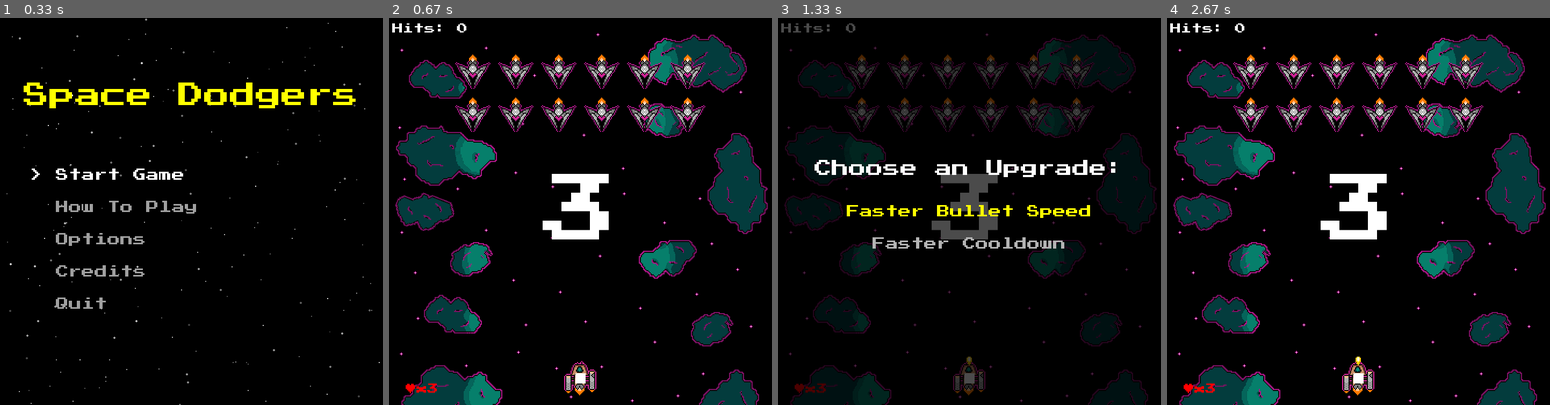
Above: before the commit, frames 1-4 (left to right).
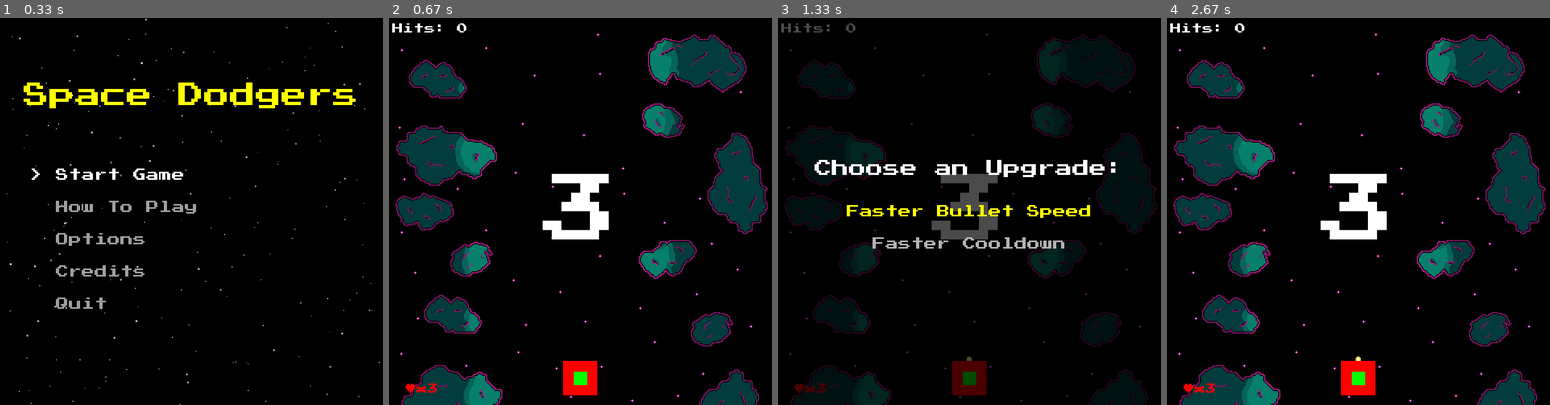
Above: after the commit, the same moments.

Repository: software-engineering-game/pygame-game
Game: pygame game, started from main.py
The game is run twice, just before and just after one commit, with the same random seed, the same clock (stepped at 60 frames per second) and the same inputs.
Inputs:
- Up to frame 1 (0.33 s): no input
- Up to frame 2 (0.67 s): tap Enter at 0.33 s
- Up to frame 3 (1.33 s): tap Space at 0.67 s; tap T at 1 s
- Up to frame 4 (2.67 s): hold Up 1.33-1.8 s; tap Space at 1.4, 1.7, 2.23, 2.57 s; tap T at 1.83 s; hold Down 2.17-2.47 s

Frame 1 is identical in both runs. In frame 2, 3.6% of the frame differs, in the area x 17-83%, y 9-98%; in frame 3, 3.5%; in frame 4, 3.6%.

Commit message:
Adjusted hitbox and bounding box positions
The collision still uses the bounding box instead of the hitbox.

Diff:
--- a/states/entities.py
+++ b/states/entities.py
@@ -42,8 +42,6 @@
 
         # Bounding Box
         self.rect = self.image.get_rect(center=start_pos)
-        # Hitbox
-        self.hitbox = self.rect.scale_by(1)
 
         self.speed = speed
 
@@ -58,9 +56,9 @@
         self.image.set_colorkey((160, 200, 152))
 
         # Bounding Box
-        self.rect = self.image.get_rect(center=start_pos)
-        # Hitbox
-        self.hitbox = self.rect.scale_by(1)
+        self.bounding_box = self.image.get_rect(center=start_pos)
+        # Hitbox
+        self.rect = self.bounding_box.scale_by(1)
 
         self.speed = speed
 
@@ -86,8 +84,9 @@
         super().__init__(frames, speed, start_pos)
 
         # Hitbox
-        self.hitbox = self.rect.scale_by(0.3)
-        self.hitbox.center = (self.rect.centerx, self.rect.centery)
+        self.hitbox = self.rect.scale_by(0.4)
+        self.hitbox.centerx = self.rect.centerx
+        self.hitbox.centery = self.rect.centery
 
         # Shooting cooldown tracking
         self.shoot_cooldown = 0.0
@@ -163,6 +162,8 @@
 
         # Hitbox
         self.hitbox = self.rect.scale_by(0.4)
+        self.hitbox.centerx = self.rect.centerx
+        self.hitbox.centery = self.rect.centery
 
         self.vertical_speed = random.uniform(0.8, 1.5)
         self.vx = random.uniform(-1.5, 1.5)
@@ -219,7 +220,7 @@
         self.original_image = self.image
 
         # Hitbox
-        self.hitbox = self.rect.scale_by(0.4)
+        self.rect = self.bounding_box.scale_by(0.4)
 
         # Player Tracking Variables
         self.velocity = (0,0)
@@ -254,7 +255,7 @@
         super().__init__(frames, speed=settings.bomber_enemy_spd, start_pos=start_pos)
 
         # Hitbox
-        self.hitbox = self.rect.scale_by(0.4)
+        self.rect = self.bounding_box.scale_by(0.4)
 
     def shoot(self, bullet_group):
         # for when I write the bomber specific mechanics
--- a/states/game_state.py
+++ b/states/game_state.py
@@ -41,14 +41,15 @@
         self.enemy_ships.empty()
 
         # Loading Level Data
-        self.bg_image = utils.build_level(
-            level_name="first_level",
-            enemy_ships=self.enemy_ships,
-            temp_type=entities.Basic_Enemy
-        )
+        # self.bg_image = utils.build_level(
+        #     level_name="first_level",
+        #     enemy_ships=self.enemy_ships,
+        #     temp_type=entities.Basic_Enemy
+        # )
 
         # Spawning Player
-        player_speed = 5
+        self.player_speed = 5
+        self.player_start_pos = (app.width // 2, app.height - 50)
         self.player = entities.Player_Auto(
             # Loads the sprite sheet into the player's frames
             frames=utils.load_spritesheet(
@@ -56,11 +57,10 @@
                 frame_width=utils.FRAME_SIZE,
                 frame_height=utils.FRAME_SIZE
             ),
-            speed=player_speed,
-            start_pos=(app.width // 2, app.height - 50),
+            speed=self.player_speed,
+            start_pos=self.player_start_pos,
         )
         self.ally_ships.add(self.player)
-        self.player_start_pos = (app.width // 2, app.height - 50)
         self.enemy_hit_count = 0
         self.lives = 3
 
@@ -99,7 +99,7 @@
         play_area = pygame.Rect(0, 0, app.width, app.height)
         self.player.rect.clamp_ip(play_area)
 
-        player_pos = (self.player.rect.x, self.player.rect.y)
+        player_pos = (self.player.rect.centerx, self.player.rect.centery)
         self.enemy_ships.update(player_pos=player_pos)
 
         # Enemy auto-fire logic for basic enemies
@@ -181,7 +181,8 @@
 
 
         # delete after testing
-        pygame.draw.rect(screen, (255,255,255), self.player.hitbox)
+        pygame.draw.rect(screen, (255,0,0), self.player.rect)
+        pygame.draw.rect(screen, (0,255,0), self.player.hitbox)
 
         # Draw hit counter
         font = pygame.font.Font(font_file, 20)
@@ -189,6 +190,7 @@
         screen.blit(counter_text, (10, 10))
 
         #Draws Lives Counter
+        #screen.blit(pygame.image.load("assets/icon_lives.png"), (35,settings.HEIGHT - 40))
         font = pygame.font.Font(font_file, 20)
         heart = font.render("♥x" + str(self.lives), True, (255, 0, 0))
         screen.blit(heart, (35, screen.get_height() - 40))
Binary file added: assets/icon_lives.png
